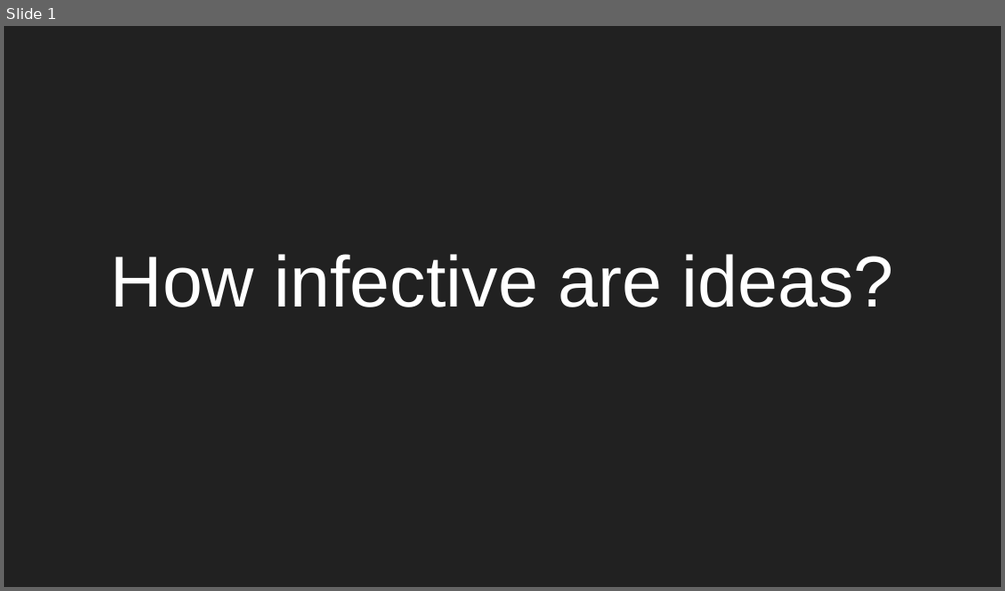
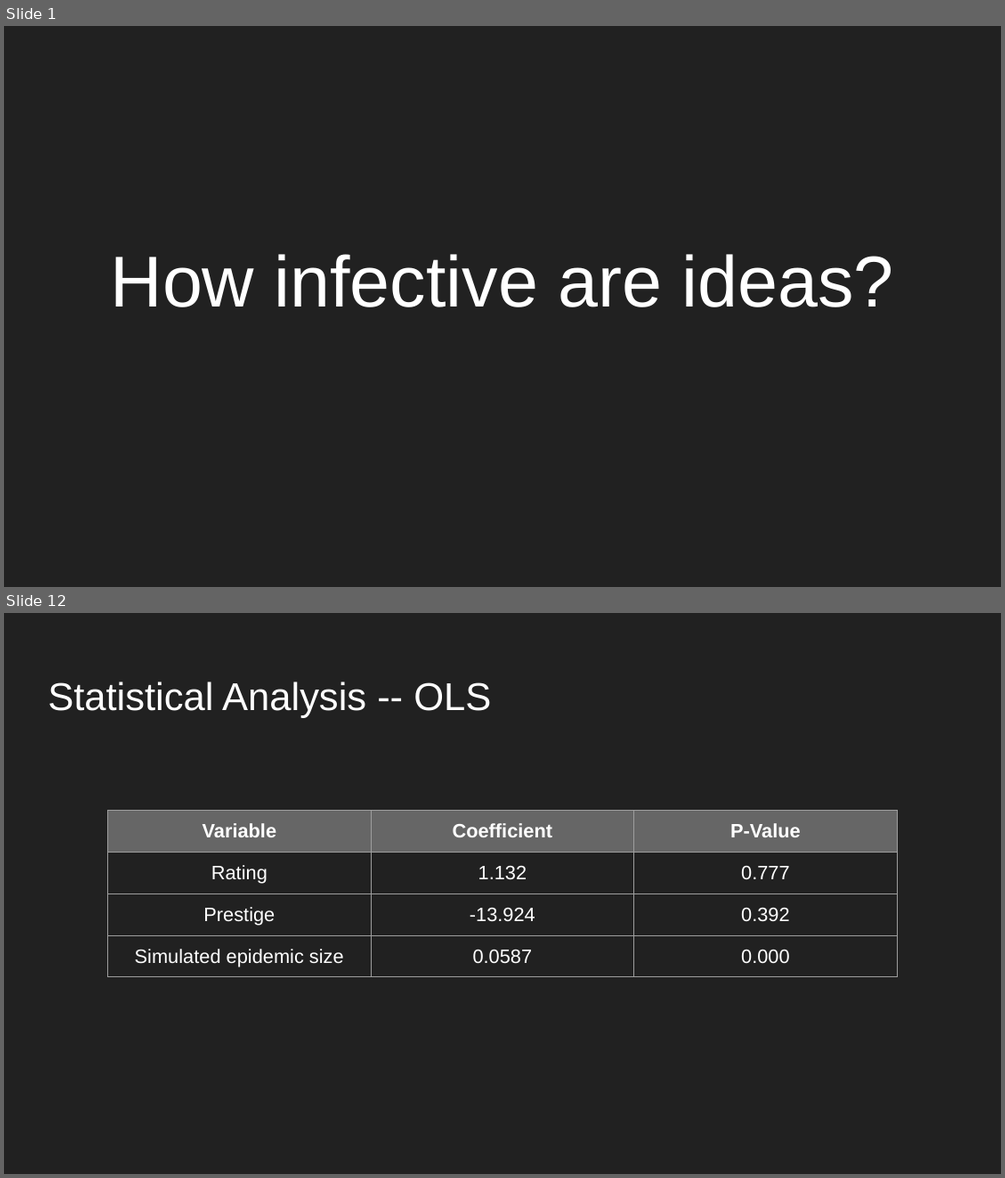
Before and after one commit to rohitmujumdar/Propagation-of-Epidemics-in-Citation-Networks, a slide deck: DOC/Presentation.pptx. Shown one above the other, each under a label of ours: slide 1 before the commit, slides 1 and 12 after it; the slides between them are not shown. The pictures are 1005x591 and 1005x1178 pixels, drawn with LibreOffice and Linux fonts; fonts in the diff are those of the drawing. Boxes give left, top, right and bottom in pixels: in the first picture for what was removed or moved away, otherwise in the second. Text is boxed around its words. In the diff, an @@ line names an element or a change of style, - is before the commit and + after.

```diff
--- a/DOC/Presentation.pptx
+++ b/DOC/Presentation.pptx
@@ slide 12 added at (x1=4, y1=613, x2=1001, y2=1174), background #212121 @@
@@ title added at (x1=48, y1=682, x2=491, y2=718), 28 pt, text #FFFFFF @@
+Statistical Analysis -- OLS
@@ table added at (x1=107, y1=811, x2=898, y2=1137), 4 rows, 3 columns @@
+Variable | Coefficient | P-Value
+Rating | 1.132 | 0.777
+Prestige | -13.924 | 0.392
+Simulated epidemic size | 0.0587 | 0.000
```
Also in this commit, not shown: 4 slides changed, 8 other slides added, 1 slide removed, 1 other file.
